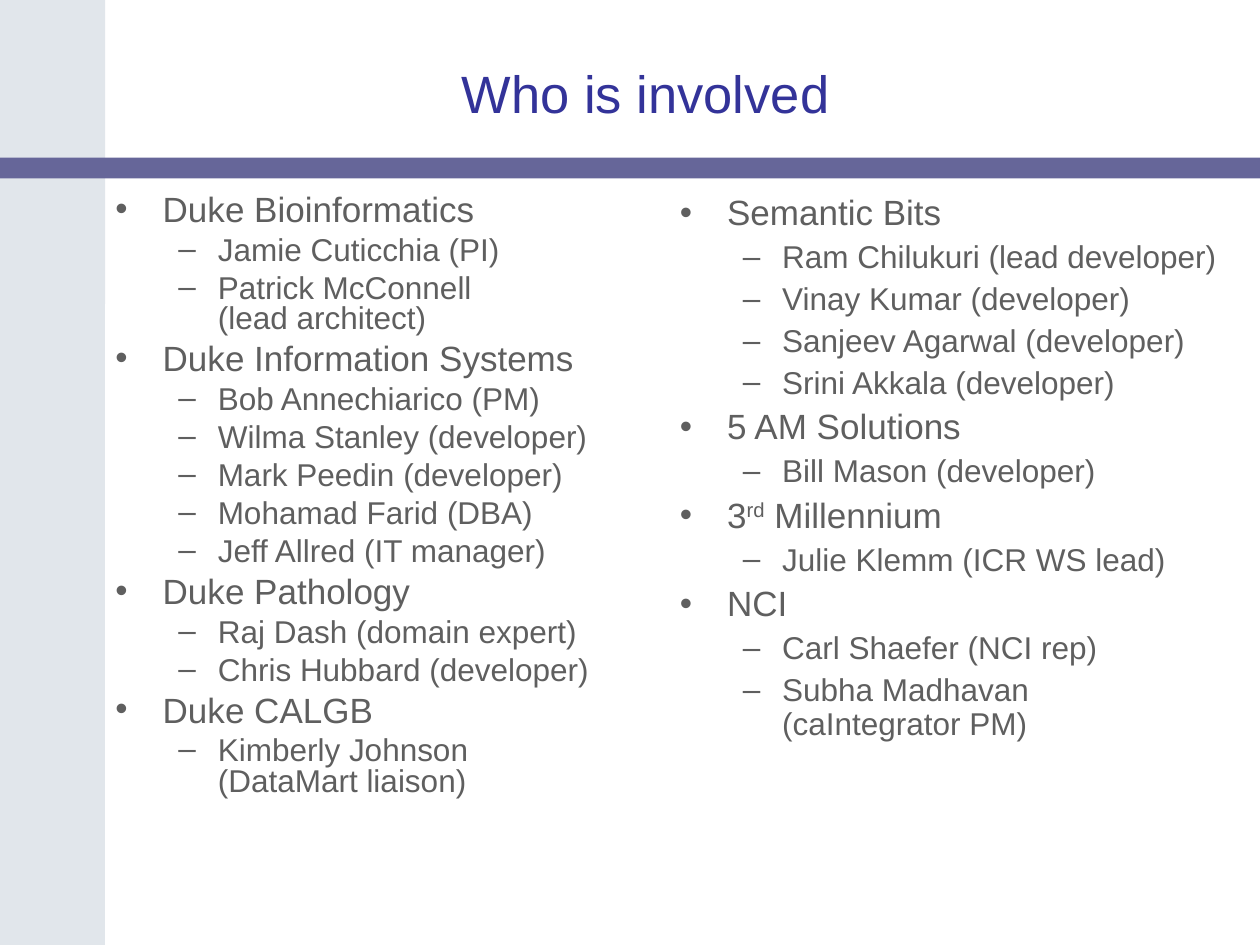
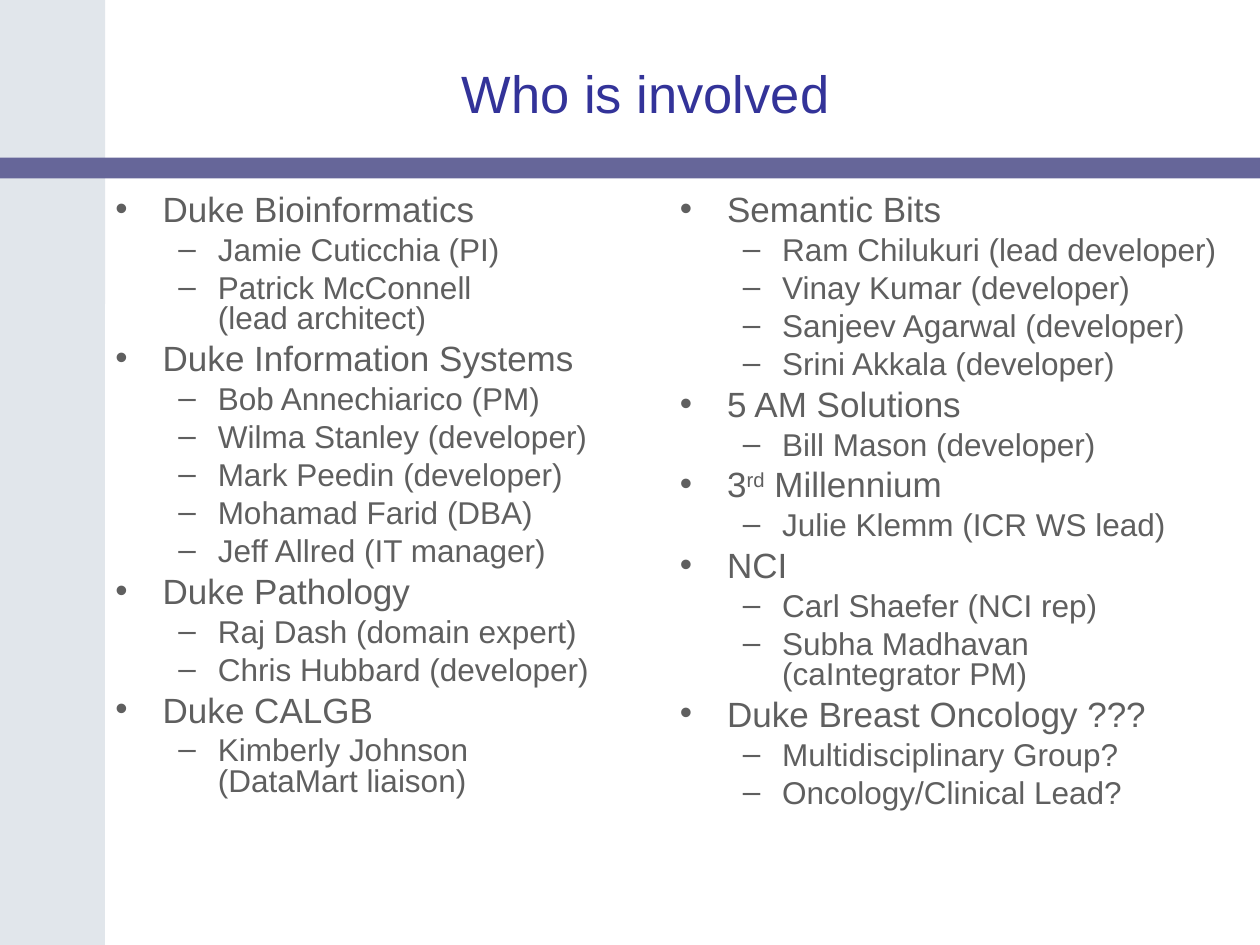
Before and after one commit to NCIP/catrip, a slide deck: slide 7 of catrip/documentation/presentations/breast_clinic_2006_06_19/duke_breast_clinic_2006_06_13.ppt. Drawn at 1260x945 pixels with LibreOffice and Linux fonts; fonts in the diff are those of the drawing; background and template pictures are left out. Boxes give left, top, right and bottom in pixels: in the first picture for what was removed or moved away, otherwise in the second. Text is boxed around its words. In the diff, an @@ line names an element or a change of style, - is before the commit and + after.

Commit message:
updated with changes from Raj
SVN-Revision: 129

```diff
--- a/catrip/documentation/presentations/breast_clinic_2006_06_19/duke_breast_clinic_2006_06_13.ppt
+++ b/catrip/documentation/presentations/breast_clinic_2006_06_19/duke_breast_clinic_2006_06_13.ppt
@@ text at bbox=[727, 196, 1216, 691]: line spacing 0.9 to 0.8 @@
@@ text at bbox=[727, 701, 1122, 810]: paragraphs added @@
+• Duke Breast Oncology ???
+  – Multidisciplinary Group?
+  – Oncology/Clinical Lead?
```
Also in this commit, not shown: 1 other slide changed, 1 slide added, 1 slide removed.
